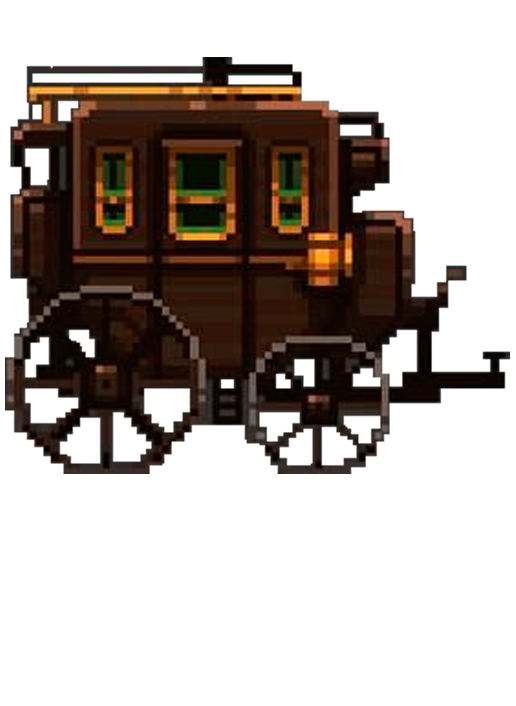
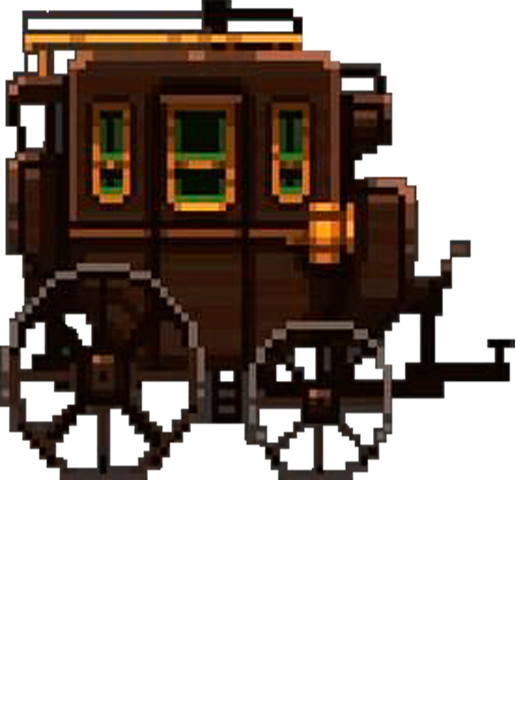
The second 516px x 706px image is a revision of the first. Changes to its layers:
painted on "Слой 1" over [0, 0, 515, 480]
